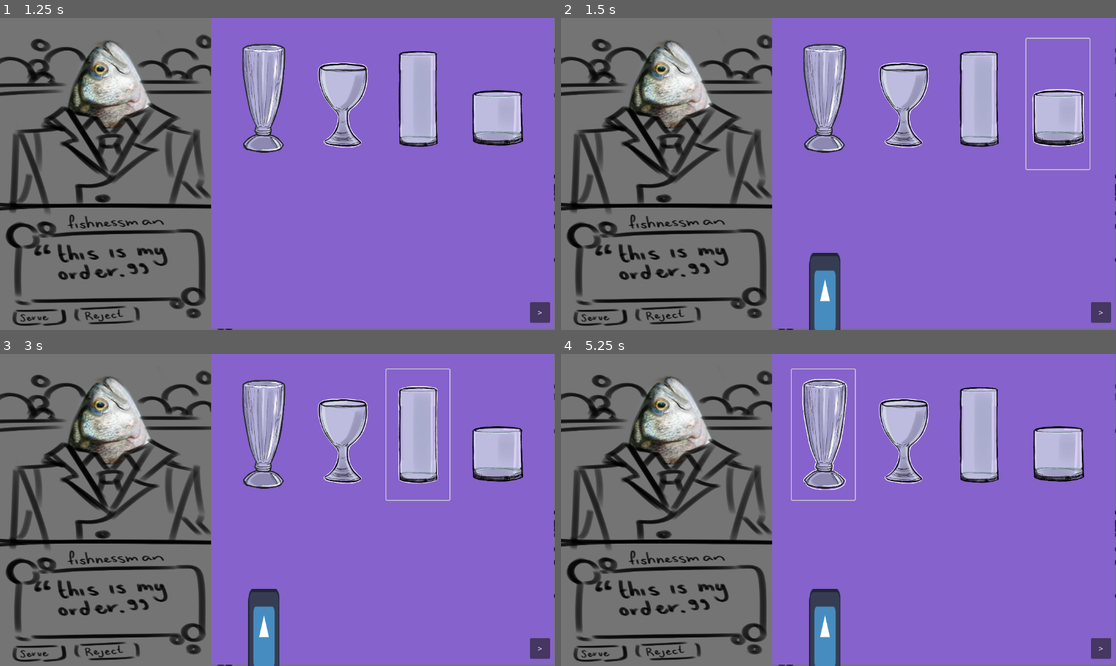
Above: before the commit, frames 1-4 (two rows, left to right).
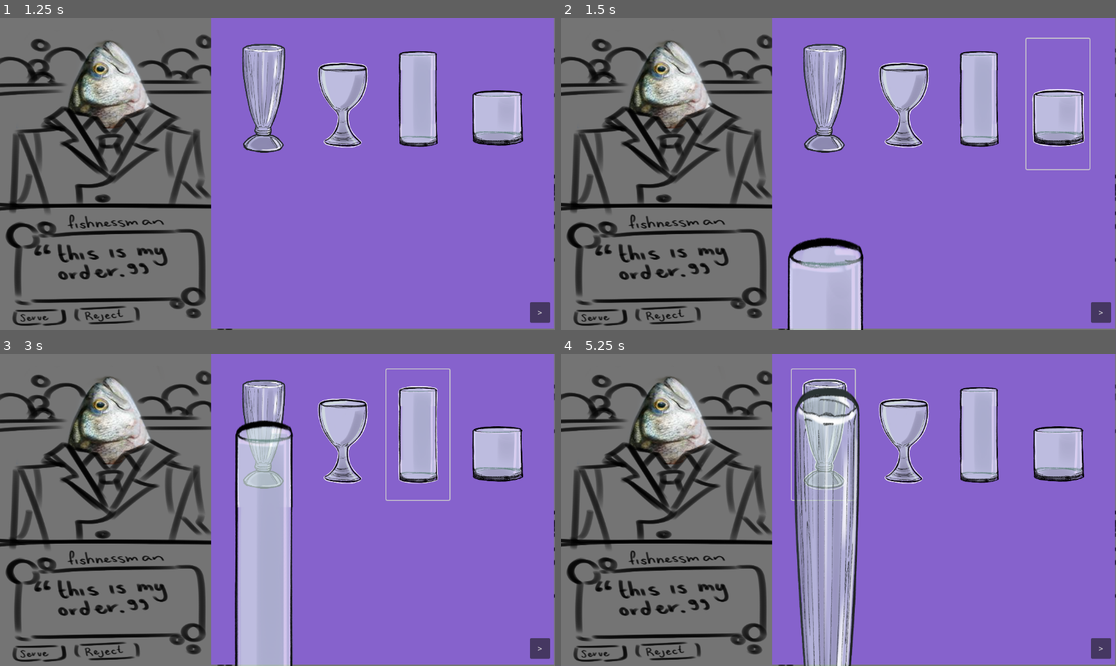
Above: after the commit, the same moments.

Repository: NagareNegishi/GGJ-Bar-acuda
Game: Godot game, scene res://Scenes/menu.tscn
Two runs of this game, one before a commit and one after it. Both use one fixed random seed, a clock stepped at 60 frames per second and the inputs below. The project has no main scene, so this scene is started directly. The engine's default icon, where the game draws it, is replaced by a stand-in: a white triangle on a blue panel in a dark square.
Inputs (mouse positions are in pixels of both pictures, inside the frame that each line leads up to):
- Up to frame 1 (1.25 s): click "Start" at 0.5 s
- Up to frame 2 (1.5 s): click (1060, 105) at 1.27 s
- Up to frame 3 (3 s): click (499, 441) at 2.02 s; click (416, 435) at 2.75 s
- Up to frame 4 (5.25 s): click (905, 435) at 3.52 s; click (905, 435) at 4.27 s; click (821, 435) at 5.02 s

Frame 1 is identical in both runs. In frame 2, 3.9% of the frame differs, in the area x 40-55%, y 70-100%; in frame 3, 8.0%; in frame 4, 9.0%, in the area x 42-54%, y 10-100%.

Commit message:
glass changes sprite image depending on what user selects

Diff:
--- a/Scenes/Game/Activities/Glasses_Cups_Bottles.tscn
+++ b/Scenes/Game/Activities/Glasses_Cups_Bottles.tscn
@@ -43,7 +43,7 @@
 offset_bottom = 645.0
 color = Color(0.524456, 0.385668, 0.801462, 1)
 
-[node name="ShortGlassBtn" type="Button" parent="."]
+[node name="WideGlassBtn" type="Button" parent="."]
 offset_left = 966.0
 offset_top = 43.0
 offset_right = 1097.0
@@ -59,7 +59,7 @@
 theme_override_styles/hover = SubResource("StyleBoxTexture_6xyt5")
 theme_override_styles/normal = SubResource("StyleBoxTexture_hq0b1")
 
-[node name="WineGlassBtn" type="Button" parent="."]
+[node name="SundaeGlassBtn" type="Button" parent="."]
 offset_left = 644.0
 offset_top = 32.0
 offset_right = 775.0
@@ -67,7 +67,7 @@
 theme_override_styles/hover = SubResource("StyleBoxTexture_epce8")
 theme_override_styles/normal = SubResource("StyleBoxTexture_exr2l")
 
-[node name="FloatGlassBtn" type="Button" parent="."]
+[node name="MilkshakeGlassBtn" type="Button" parent="."]
 offset_left = 479.0
 offset_top = 32.0
 offset_right = 610.0
--- a/Scenes/Game/Activities/user_drink.gd
+++ b/Scenes/Game/Activities/user_drink.gd
@@ -2,13 +2,21 @@
 
 enum GlassTypes {
 	NONE,
-	SHORT,
+	WIDE,
 	TALL,
-	WINE,
-	FLOAT
+	SUNDAE,
+	MILK
 }
 var selected_glass := GlassTypes.NONE
 @onready var glass_sprite = $Glass
+
+@onready var default_png = preload("res://icon.svg")
+@onready var milk_png = preload("res://Assets/Images/Glasses/milkshakeglassNOwhiteline.png")
+@onready var sundae_png = preload("res://Assets/Images/Glasses/sundaeglassNOwhiteline.png")
+@onready var tall_png = preload("res://Assets/Images/Glasses/tallglassNOwhiteline.png")
+@onready var wide_png = preload("res://Assets/Images/Glasses/wideglassNOwhiteline.png")
+
+@onready var glass_images = [default_png, wide_png, tall_png, sundae_png, milk_png]
 
 enum SodaTypes {
 	NONE,
--- a/Scenes/Game/Drink_Building.tscn
+++ b/Scenes/Game/Drink_Building.tscn
@@ -42,10 +42,10 @@
 offset_bottom = 631.0
 text = "serve!"
 
-[connection signal="pressed" from="GlassesCupsBottles/ShortGlassBtn" to="." method="_on_short_glass_btn_pressed"]
+[connection signal="pressed" from="GlassesCupsBottles/WideGlassBtn" to="." method="_on_wide_glass_btn_pressed"]
 [connection signal="pressed" from="GlassesCupsBottles/TallGlassBtn" to="." method="_on_tall_glass_btn_pressed"]
-[connection signal="pressed" from="GlassesCupsBottles/WineGlassBtn" to="." method="_on_wine_glass_btn_pressed"]
-[connection signal="pressed" from="GlassesCupsBottles/FloatGlassBtn" to="." method="_on_float_glass_btn_pressed"]
+[connection signal="pressed" from="GlassesCupsBottles/SundaeGlassBtn" to="." method="_on_sundae_glass_btn_pressed"]
+[connection signal="pressed" from="GlassesCupsBottles/MilkshakeGlassBtn" to="." method="_on_milkshake_glass_btn_pressed"]
 [connection signal="pressed" from="SodaMachine/KelpBtn" to="." method="_on_kelp_btn_pressed"]
 [connection signal="pressed" from="SodaMachine/SarsaBtn" to="." method="_on_sarsa_btn_pressed"]
 [connection signal="pressed" from="SodaMachine/MolluskBtn" to="." method="_on_mollusk_btn_pressed"]
--- a/Scenes/Game/drink_building.gd
+++ b/Scenes/Game/drink_building.gd
@@ -44,23 +44,27 @@
 
 ###GLASS SELECTION###
 
-func _on_short_glass_btn_pressed() -> void:
-	user_drink.selected_glass = user_drink.GlassTypes.SHORT
+func _on_wide_glass_btn_pressed() -> void:
+	user_drink.selected_glass = user_drink.GlassTypes.WIDE
+	user_drink.glass_sprite.texture = user_drink.glass_images[user_drink.GlassTypes.WIDE]
 	user_drink.show()
 	print("short glass selected")
 
 func _on_tall_glass_btn_pressed() -> void:
 	user_drink.selected_glass = user_drink.GlassTypes.TALL
+	user_drink.glass_sprite.texture = user_drink.glass_images[user_drink.GlassTypes.TALL]
 	user_drink.glass_sprite.show()
 	print("tall glass selected")
 
-func _on_wine_glass_btn_pressed() -> void:
-	user_drink.selected_glass = user_drink.GlassTypes.WINE
+func _on_sundae_glass_btn_pressed() -> void:
+	user_drink.selected_glass = user_drink.GlassTypes.SUNDAE
+	user_drink.glass_sprite.texture = user_drink.glass_images[user_drink.GlassTypes.SUNDAE]
 	user_drink.show()
 	print("wine glass selected")
 
-func _on_float_glass_btn_pressed() -> void:
-	user_drink.selected_glass = user_drink.GlassTypes.FLOAT
+func _on_milkshake_glass_btn_pressed() -> void:
+	user_drink.selected_glass = user_drink.GlassTypes.MILK
+	user_drink.glass_sprite.texture = user_drink.glass_images[user_drink.GlassTypes.MILK]
 	user_drink.show()
 	print("float glass selected")
 
